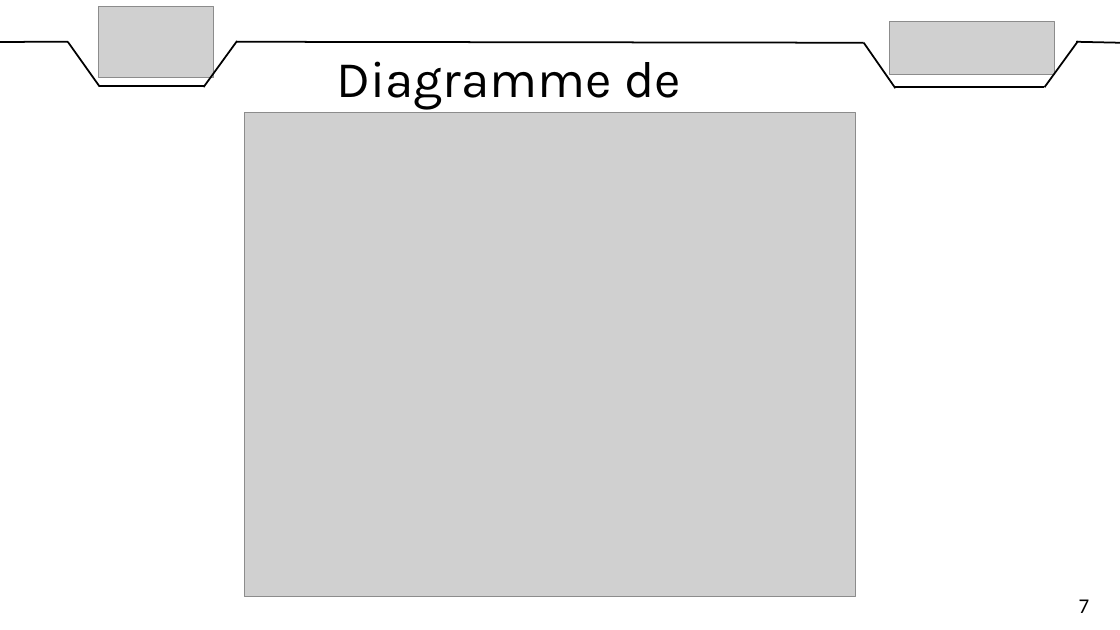
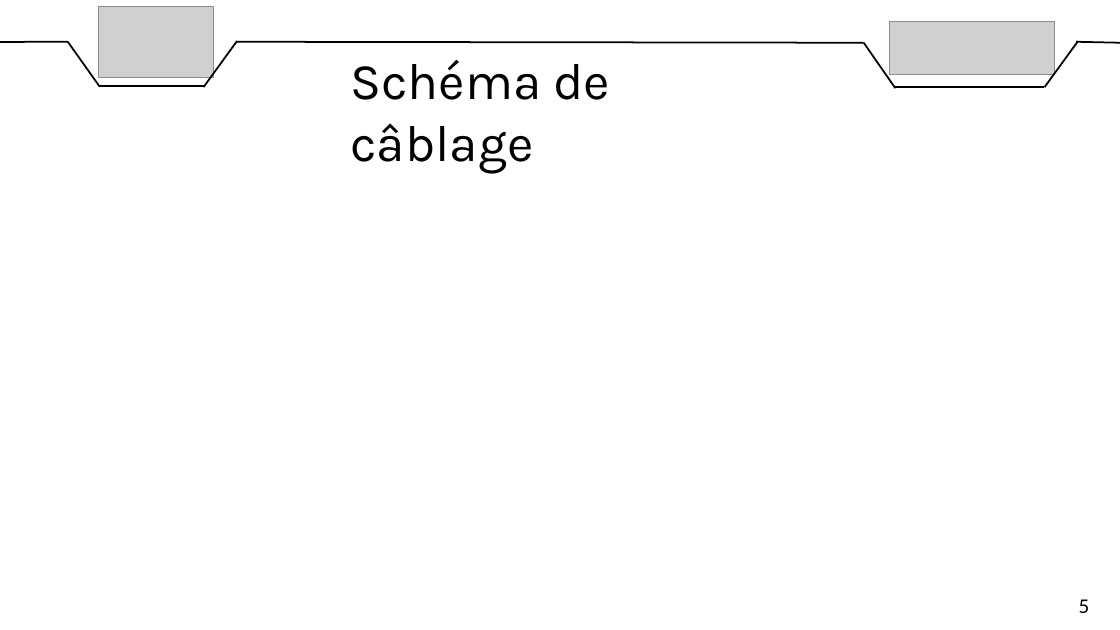
Before and after one commit to DylanChe/SupervisionSerre, a slide deck: slide 7 of oral_projet/revue_3/diaporama_revue_3_dylan.pptx. Drawn at 1120x630 pixels with LibreOffice and Linux fonts; fonts in the diff are those of the drawing; grey boxes stand for pictures. Boxes give left, top, right and bottom in pixels: in the first picture for what was removed or moved away, otherwise in the second. Text is boxed around its words. In the diff, an @@ line names an element or a change of style, - is before the commit and + after.

```diff
--- a/oral_projet/revue_3/diaporama_revue_3_dylan.pptx
+++ b/oral_projet/revue_3/diaporama_revue_3_dylan.pptx
@@ text at [350, 60, 611, 173]: text changed @@
-Diagramme de bloc
+Schéma de câblage
@@ picture removed at [245, 113, 856, 597] @@
@@ text at [1079, 599, 1090, 613]: text changed @@
-7
+5
```
Also in this commit, not shown: 4 other slides changed, 7 slides removed.
